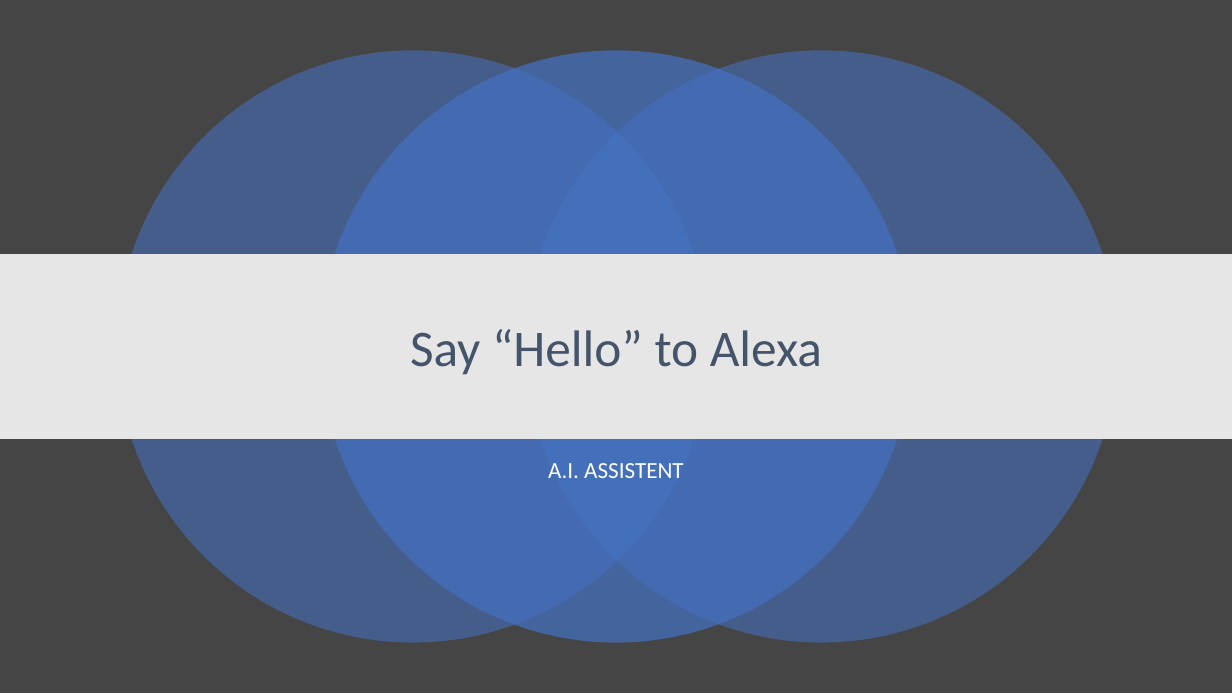
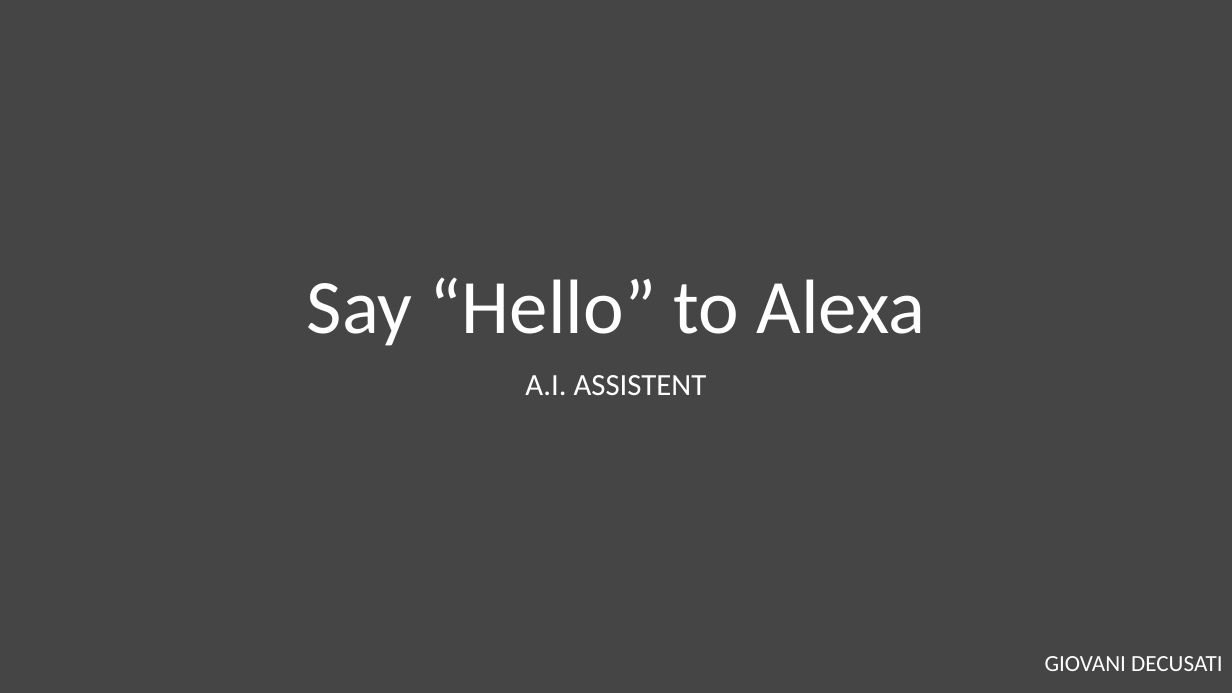
Before and after one commit to giovanidecusati/readify-b2b-alexa, a slide deck: slide 1 of ReadifyB2B-Alexa.pptx. Drawn at 1232x693 pixels with LibreOffice and Linux fonts; fonts in the diff are those of the drawing. Boxes give left, top, right and bottom in pixels: in the first picture for what was removed or moved away, otherwise in the second. Text is boxed around its words. In the diff, an @@ line names an element or a change of style, - is before the commit and + after.

```diff
--- a/ReadifyB2B-Alexa.pptx
+++ b/ReadifyB2B-Alexa.pptx
@@ ellipse removed at <box>116,51,709,643</box> @@
@@ ellipse removed at <box>320,51,912,643</box> @@
@@ ellipse removed at <box>525,51,1117,643</box> @@
@@ title "Say “Hello” to Alexa": place and size @@
-title "Say “Hello” to Alexa" at <box>410,329,822,375</box>
+title "Say “Hello” to Alexa" at <box>307,277,925,346</box>
@@ title "Say “Hello” to Alexa" at <box>307,277,925,346</box>: size 40 to 60 pt, text colour #44546A to #FFFFFF; vertical alignment middle to bottom @@
@@ rectangle removed at <box>0,254,1232,439</box> @@
@@ subtitle "A.I. ASSISTENT": place and size @@
-subtitle "A.I. ASSISTENT" at <box>548,463,683,478</box>
+subtitle "A.I. ASSISTENT" at <box>525,375,707,395</box>
@@ subtitle "A.I. ASSISTENT" at <box>525,375,707,395</box>: size 18 to 24 pt @@
@@ text added at <box>1045,656,1222,671</box>, 18 pt, text #FFFFFF @@
+GIOVANI DECUSATI
```
Also in this commit, not shown: 5 other slides changed, 2 slides added, 2 slides removed, 2 other files.
